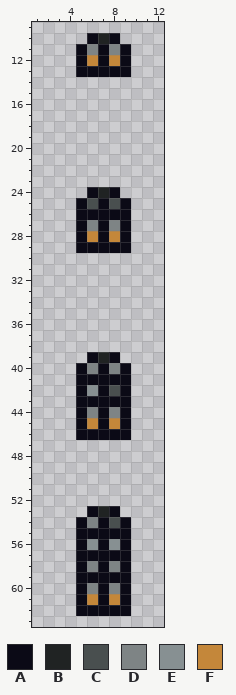
Two versions of one pixel-art sprite, TFlippy_TerritoryControl_Core_Dev/Entities/Materials/Ammunition/Material_PistolAmmo.png. The picture above is the old version.
The file is 16x64 pixels. Shown: x 1..12, y 9..63. The old version is drawn lined up with the new one.
Palette (. is transparent): A #0b0a16  B #202323  C #494f4f  D #7e8485  E #879092  F #c4873a
Pixels before, first column x 5:
10 .ABA.
11 ADADA
12 AFAFA
13 AAAAA
14 .....
15 .....
16 .....
17 .....
18 .....
19 .....
20 .....
21 .....
22 .....
23 .....
24 .ABA.
25 ACACA
26 AAAAA
27 ADADA
28 AFAFA
29 AAAAA
30 .....
31 .....
32 .....
33 .....
34 .....
35 .....
36 .....
37 .....
38 .....
39 .ABA.
40 ADADA
41 AAAAA
42 AEACA
43 AAAAA
44 ADADA
45 AFAFA
46 AAAAA
47 .....
48 .....
49 .....
50 .....
51 .....
52 .....
53 .ABA.
54 ADACA
55 AAAAA
56 AEAEA
57 AAAAA
58 ADADA
59 AAAAA
60 ADADA
61 AFAFA
62 AAAAA
After:
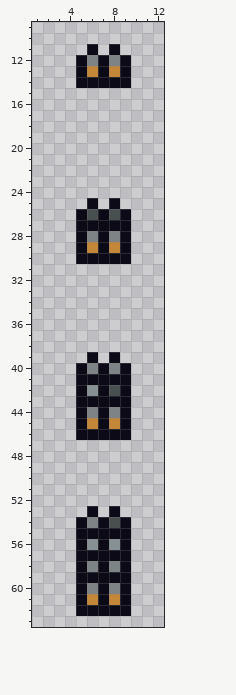
Changes in this commit:
whole drawing moved by +0,+4 (the old picture is shown already moved)
y 10: x 6..8 ABA -> ...
y 11: x 5..9 ADADA -> .A.A.
y 12: x 6 F -> D; x 8 F -> D
y 13: x 6 A -> F; x 8 A -> F
y 14: x 5..9 ..... -> AAAAA
y 24: x 6..8 ABA -> ...
y 25: x 5..9 ACACA -> .A.A.
y 26: x 6 A -> C; x 8 A -> C
y 27: x 6 D -> A; x 8 D -> A
y 28: x 6 F -> D; x 8 F -> D
y 29: x 6 A -> F; x 8 A -> F
y 30: x 5..9 ..... -> AAAAA
y 39: x 7 B -> .
y 53: x 7 B -> .
Pixel boxes of the changes (left, top, right, bottom) in both pictures:
changed: (76, 33, 131, 88)
changed: (76, 187, 131, 264)
erased: (98, 352, 109, 363)
erased: (98, 506, 109, 517)
